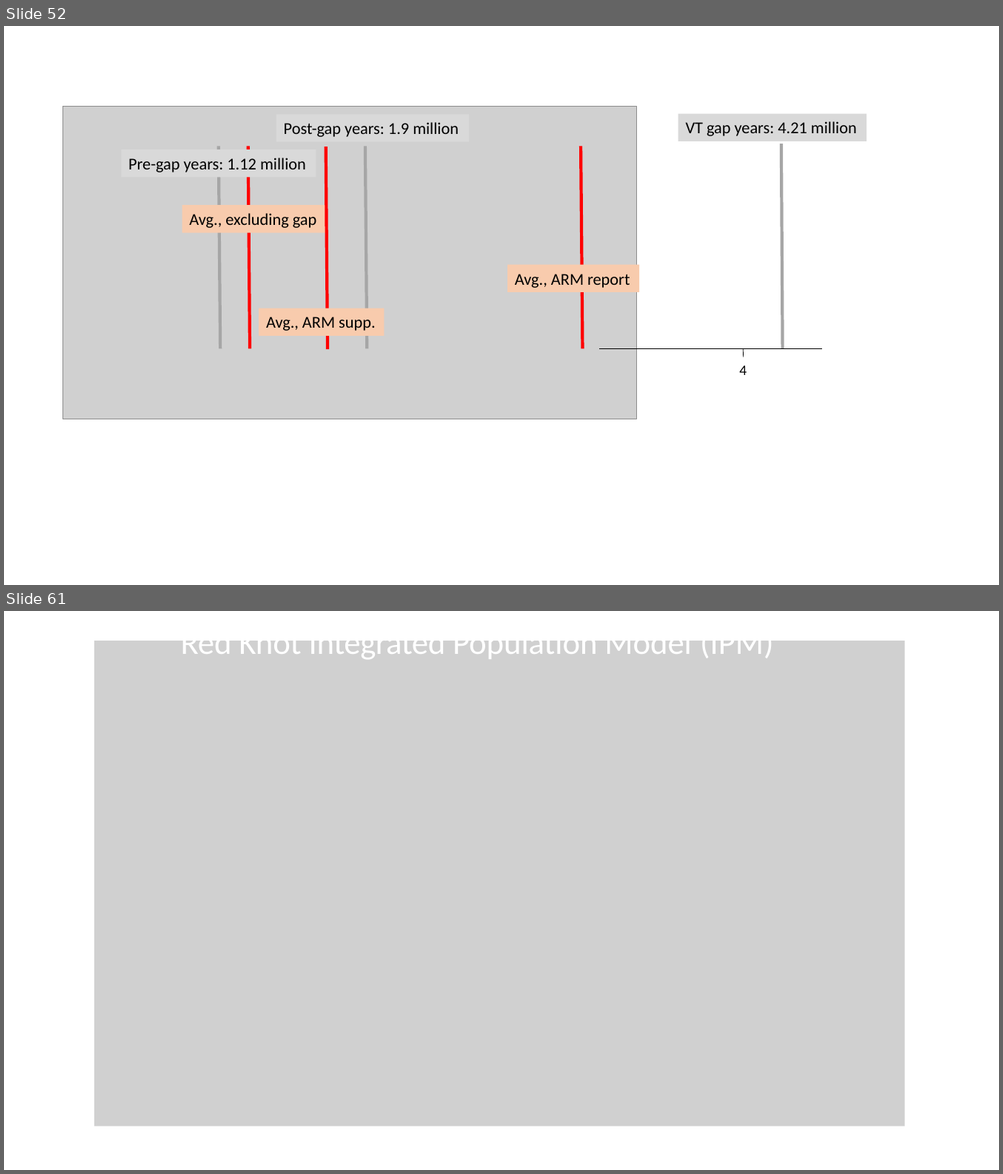
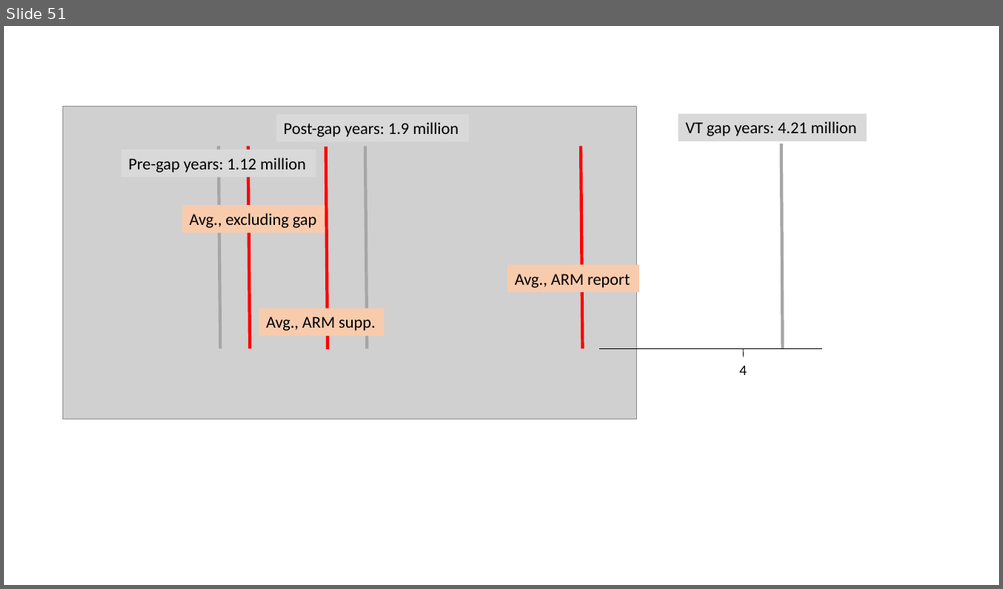
Before and after one commit to kevintshoemaker/NRES-470, a slide deck: REKN2.pptx. Shown one above the other, each under a label of ours: slides 52 and 61 before the commit, slide 51 after it; the slides between them are not shown. The pictures are 1003x1174 and 1003x589 pixels, drawn with LibreOffice and Linux fonts; fonts in the diff are those of the drawing; grey boxes stand for pictures. Boxes give left, top, right and bottom in pixels: in the first picture for what was removed or moved away, otherwise in the second. Text is boxed around its words. In the diff, an @@ line names an element or a change of style, - is before the commit and + after.

```diff
--- a/REKN2.pptx
+++ b/REKN2.pptx
@@ slide 61 removed at [4, 611, 999, 1170], background #FFFFFF @@
@@ title removed at [181, 623, 774, 664] @@
-Red Knot Integrated Population Model (IPM)
@@ picture removed at [94, 641, 905, 1127] @@
@@ what was slide 52 is now slide 51 @@
```
Also in this commit, not shown: 4 slides changed, 9 slides added, 28 other slides removed, 3 other files.
